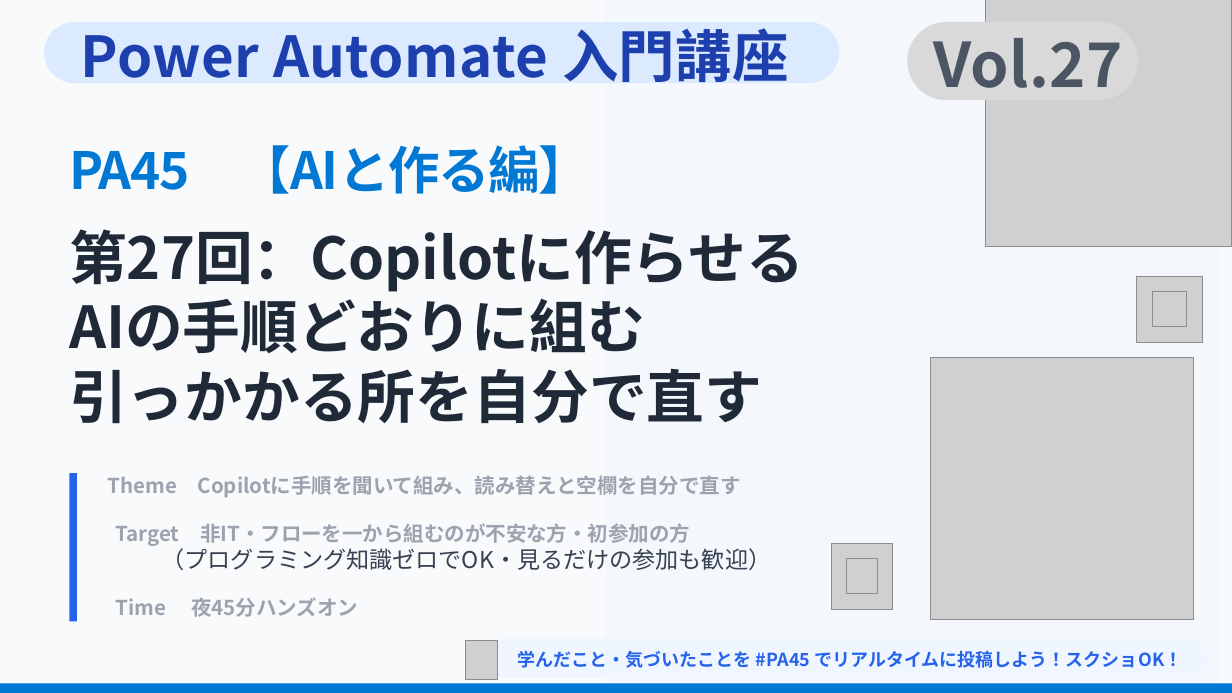
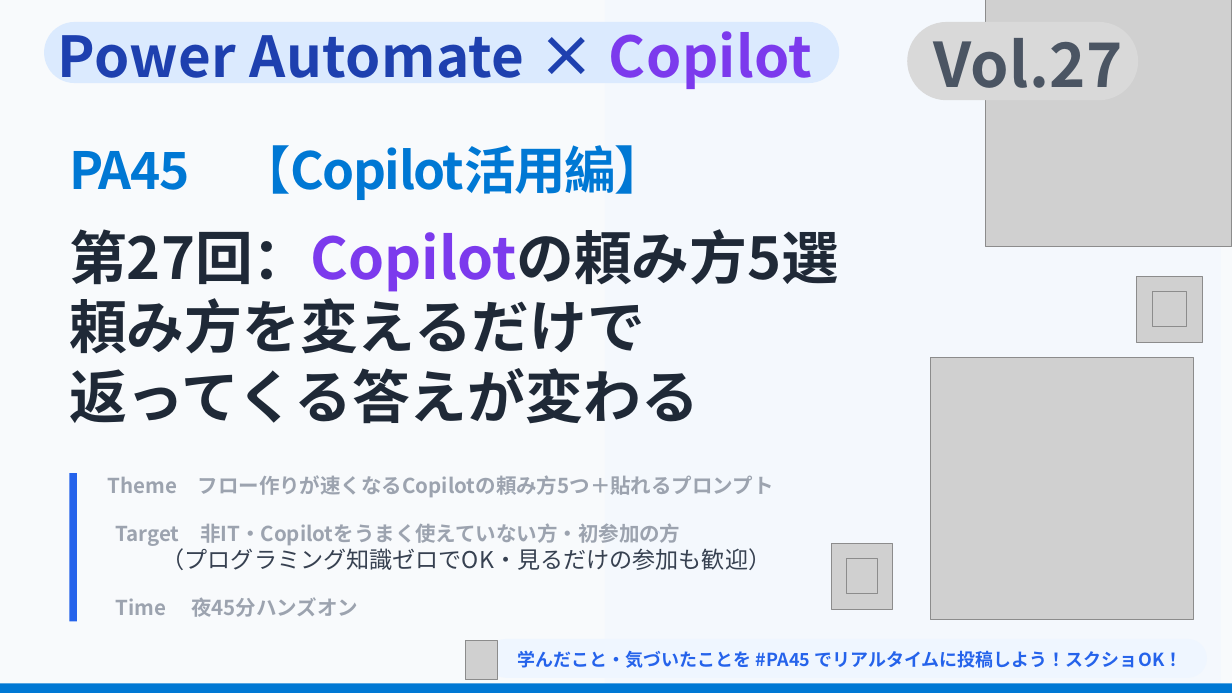
Before and after one commit to Haru-PowerPlatform/pa45, a slide deck: slide 2 of assets/connpass-eyecatch/P027_eyecatch_temp.pptx. Drawn at 1232x693 pixels with LibreOffice and Linux fonts; fonts in the diff are those of the drawing; grey boxes stand for pictures; background and template pictures are left out. Boxes give left, top, right and bottom in pixels: in the first picture for what was removed or moved away, otherwise in the second. Text is boxed around its words. In the diff, an @@ line names an element or a change of style, - is before the commit and + after.

```diff
--- a/assets/connpass-eyecatch/P027_eyecatch_temp.pptx
+++ b/assets/connpass-eyecatch/P027_eyecatch_temp.pptx
@@ text at (x1=58, y1=31, x2=812, y2=89): text changed @@
-Power Automate 入門講座
+Power Automate × Copilot
@@ text at (x1=69, y1=145, x2=665, y2=200): text changed @@
-PA45 【AIと作る編】
+PA45 【Copilot活用編】
@@ text at (x1=69, y1=229, x2=839, y2=424): text changed @@
-第27回：Copilotに作らせる
-AIの手順どおりに組む
-引っかかる所を自分で直す
+第27回：Copilotの頼み方5選
+頼み方を変えるだけで
+返ってくる答えが変わる
@@ text at (x1=108, y1=475, x2=774, y2=497): text changed @@
-Theme Copilotに手順を聞いて組み、読み替えと空欄を自分で直す
+Theme フロー作りが速くなるCopilotの頼み方5つ＋貼れるプロンプト
@@ text at (x1=115, y1=523, x2=680, y2=546): text changed @@
-Target 非IT・フローを一から組むのが不安な方・初参加の方
+Target 非IT・Copilotをうまく使えていない方・初参加の方
```
Also in this commit, not shown: 6 other files.
